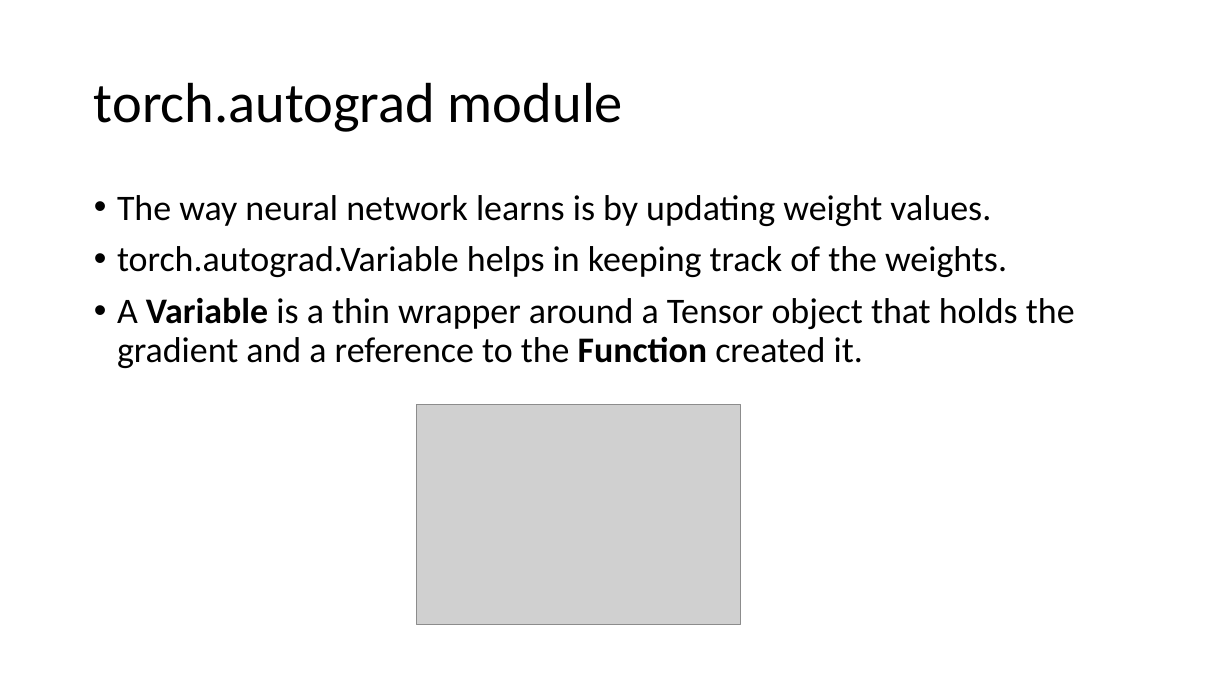
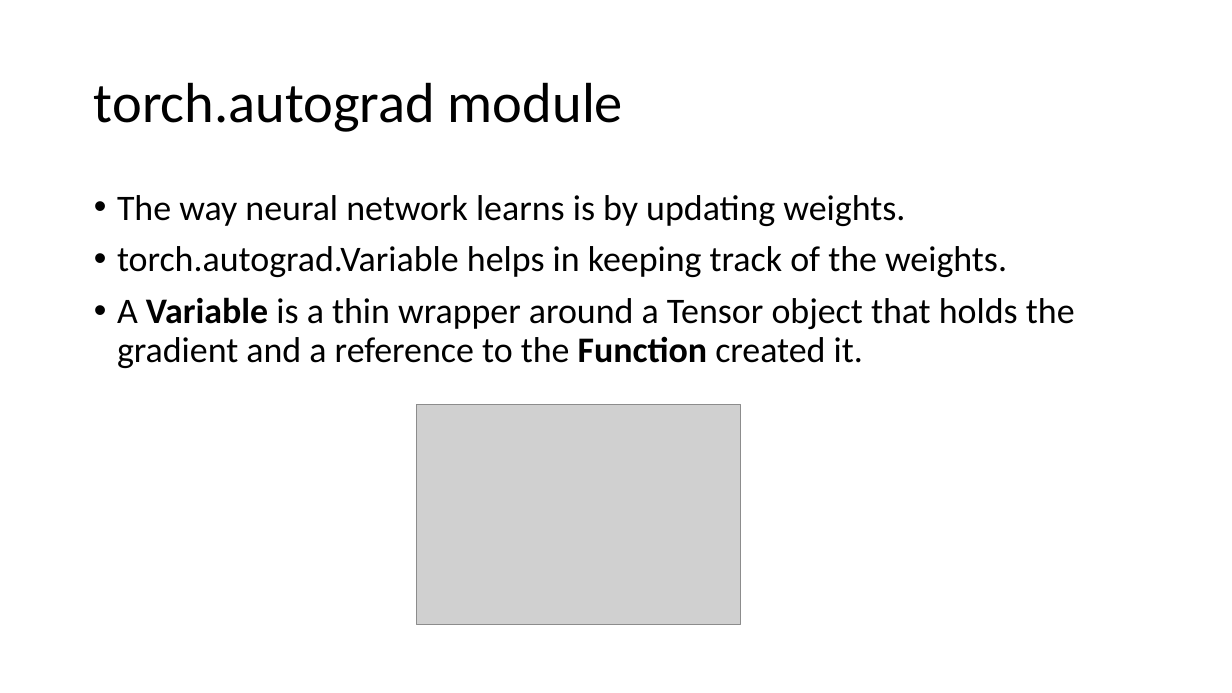
Before and after one commit to chaituValKanO/ImageClassificationUsingTransferLearning, a slide deck: slide 5 of presentation/ImageClassificationusingTransferLearning.pptx. Drawn at 1232x693 pixels with LibreOffice and Linux fonts; fonts in the diff are those of the drawing; grey boxes stand for pictures. Boxes give left, top, right and bottom in pixels: in the first picture for what was removed or moved away, otherwise in the second. Text is boxed around its words. In the diff, an @@ line names an element or a change of style, - is before the commit and + after.

```diff
--- a/presentation/ImageClassificationusingTransferLearning.pptx
+++ b/presentation/ImageClassificationusingTransferLearning.pptx
@@ text at (117, 195, 905, 226): text changed @@
-• The way neural network learns is by updating weight values.
+• The way neural network learns is by updating weights.
```
Also in this commit, not shown: 6 other slides changed, 3 slides added.
